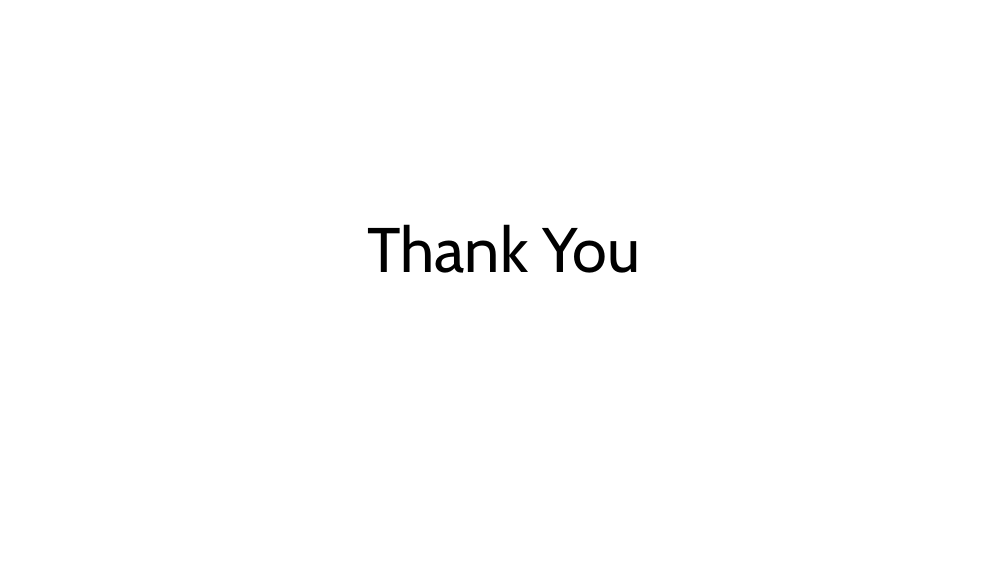
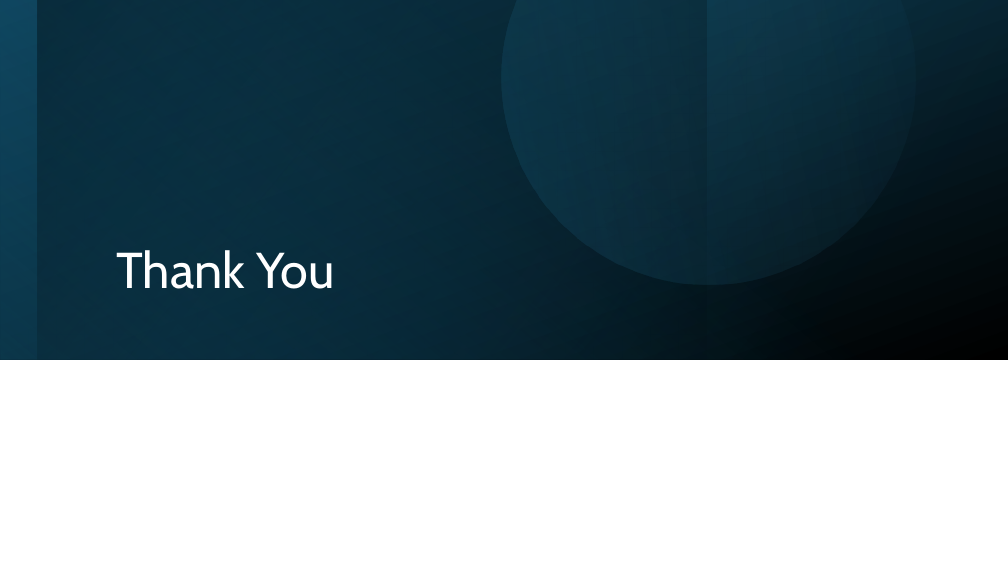
Before and after one commit to lokeshabobbala-wq/NRT_Pipeline, a slide deck: slide 7 of NRT Pipeline Modernization Overview.pptx (slide 6 before the commit). Drawn at 1008x567 pixels with LibreOffice and Linux fonts; fonts in the diff are those of the drawing. Boxes give left, top, right and bottom in pixels: in the first picture for what was removed or moved away, otherwise in the second. Text is boxed around its words. In the diff, an @@ line names an element or a change of style, - is before the commit and + after.

```diff
--- a/NRT Pipeline Modernization Overview.pptx
+++ b/NRT Pipeline Modernization Overview.pptx
@@ rectangle added at (0, 0, 1008, 360), fill gradient #104862 to #000000 @@
@@ rectangle added at (0, 0, 1008, 360), fill gradient #156082 to #104862 @@
@@ rectangle added at (0, 0, 706, 360), fill gradient #0B3041 to #000000 @@
@@ rectangle added at (37, 0, 1008, 360), fill gradient #156082 to #000000 @@
@@ freeform shape added at (429, 0, 967, 358), fill gradient #156082 to #46B1E1 @@
@@ title "Thank You": place and size @@
-title "Thank You" at (367, 224, 641, 273)
+title "Thank You" at (116, 250, 334, 289)
@@ title "Thank You" at (116, 250, 334, 289): size 60 to 48 pt, text colour #000000 to #FFFFFF; alignment centre to left @@
```
Also in this commit, not shown: 5 other slides changed, 1 slide added.
